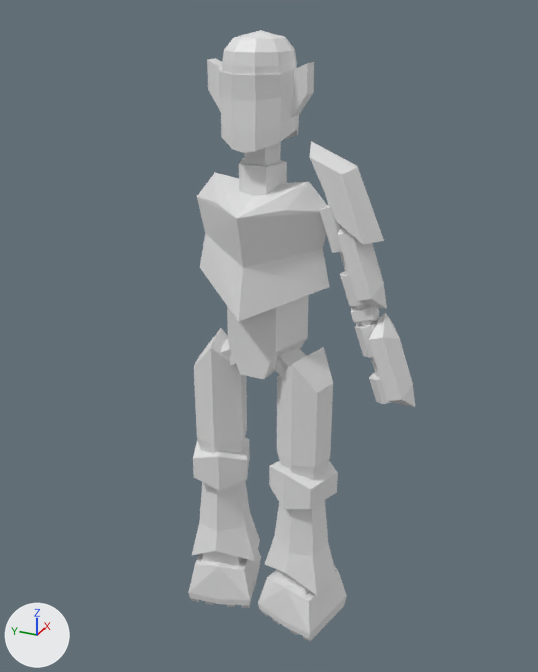
Two versions of the Blender file Assets/Character.blend, one commit apart.
Rendered twice from a 50 mm camera at (-12.7, -5.89, 4.95) aimed at (0.35, -0.02, -1.57). Arrows for +X, +Y and +Z are at lower left; the lights stay in place.

Script lines for the objects in view, before the commit:
```python
me_cube_004 = bpy.data.meshes.new('Cube.004')
me_cube_004.from_pydata(...)  # 18 vertices, 16 faces; spans x -1.01..0.8, y -1.04..1.03, z -0.83..1.56
me_cube_010 = bpy.data.meshes.new('Cube.010')
me_cube_010.from_pydata(...)  # 12 vertices, 10 faces; spans x -0.87..0.87, y -0.82..0.92, z -2.17..2.24
me_cube_012 = bpy.data.meshes.new('Cube.012')
me_cube_012.from_pydata(...)  # 14 vertices, 14 faces; spans x -0.95..0.95, y -0.91..0.37, z -10.2..-4.74
me_cube_012.materials.append(mat_material)  # white #e7e7e7
ob_lowerrightarmor = bpy.data.objects.new('LowerRightArmor', me_cube_012)
ob_lowerrightarmor.location = (-0.06, -1.82, 1.11)
ob_lowerrightarmor.rotation_euler = (-0.346, 0.0, 0.0)  # degrees (-20, 0, 0)
ob_lowerrightarmor.scale = (0.364, 0.364, 0.364)
ob_rightpauldron = bpy.data.objects.new('RightPauldron', me_cube_010)
ob_rightpauldron.location = (-0.06, -1.73, 1.73)
ob_rightpauldron.rotation_euler = (-0.389, 0.0, 0.0)  # degrees (-22, 0, 0)
ob_rightpauldron.scale = (0.472, 0.472, 0.472)
ob_upperlegs = bpy.data.objects.new('UpperLegs', me_cube_004)
ob_upperlegs.location = (0.0, -1.0, -3.42)
ob_upperlegs.scale = (0.552, 0.552, 1.15)
_m = ob_upperlegs.modifiers.new('Mirror', 'MIRROR')
_m.use_axis = (False, True, False)
_m.mirror_object = ob_lowertorso
# also in view: 'UpperTorso' at (0.09, -0.03, 0.6); 'Cube' at (-0.06, -0.02, -4.65); 'Cylinder.003' at (0.0, 0.0, 3.4); 'Lowerneck' at (0.04, -0.02, 1.77); 'Cylinder.001' at (-0.06, -2.54, -1.42)
```
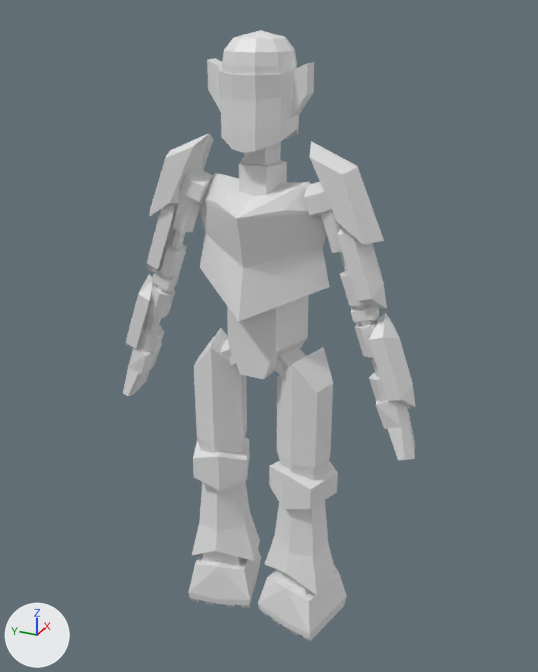
Where the newer file only moved an object's origin or applied its transform, the numbers keep the older frame.

Patch to the scene script:
```diff
--- a/Assets/Character.blend.py
+++ b/Assets/Character.blend.py
@@ me_cube_020 @@
+me_cube_020.from_pydata(...)  # 14 vertices, 14 faces; spans x -0.4..0.29, y 1.7..2.61, z -0.38..1.49
@@ me_cylinder_005 @@
+me_cylinder_005.from_pydata(...)  # 12 vertices, 8 faces; spans x -0.348..0.234, y 0.968..1.612, z 1.168..1.95
@@ me_cylinder_006 @@
+me_cylinder_006.from_pydata(...)  # 56 vertices, 51 faces; spans x -0.32..0.21, y 1.2..2.32, z -0.49..1.56
@@ me_cube_019 @@
+me_cube_019.from_pydata(...)  # 12 vertices, 10 faces; spans x -0.47..0.36, y 1.03..2.47, z 0.93..2.59
@@ me_cube_021 @@
+me_cube_021.from_pydata(...)  # 14 vertices, 14 faces; spans x -0.4..0.29, y 2.4..3.31, z -2.32..-0.45
+me_cube_021.materials.append(mat_material)  # white #e7e7e7
@@ me_cylinder_007 @@
+me_cylinder_007.from_pydata(...)  # 56 vertices, 51 faces; spans x -0.32..0.21, y 2.04..3.05, z -2.3..-0.53
@@ me_cube_022 @@
+me_cube_022.from_pydata(...)  # 32 vertices, 30 faces; spans x -0.44..0.633, y 2.555..3.395, z -3.519..-2.086
@@ me_cylinder_008 @@
+me_cylinder_008.from_pydata(...)  # 12 vertices, 8 faces; spans x -0.243..0.13, y 1.934..2.462, z -0.772..-0.229
@@ me_cylinder_004 @@
+me_cylinder_004.from_pydata(...)  # 12 vertices, 8 faces; spans x -0.291..0.291, y -0.322..0.322, z -0.391..0.391
@@ me_cube_013 @@
+me_cube_013.from_pydata(...)  # 32 vertices, 30 faces; spans x -0.503..0.57, y -0.409..0.431, z -0.835..0.597
@@ ob_upperleftarmor @@
+ob_upperleftarmor = bpy.data.objects.new('UpperLeftArmor', me_cube_020)
+ob_upperleftarmor.location = (0.0, 0.0, 0.0)
@@ ob_leftshoulder @@
+ob_leftshoulder = bpy.data.objects.new('LeftShoulder', me_cylinder_005)
+ob_leftshoulder.location = (0.0, 0.0, 0.0)
@@ ob_leftupperarm @@
+ob_leftupperarm = bpy.data.objects.new('LeftUpperArm', me_cylinder_006)
+ob_leftupperarm.location = (0.0, 0.0, 0.0)
@@ ob_leftpauldron @@
+ob_leftpauldron = bpy.data.objects.new('LeftPauldron', me_cube_019)
+ob_leftpauldron.location = (0.0, 0.0, 0.0)
@@ ob_lowerleftarmor @@
+ob_lowerleftarmor = bpy.data.objects.new('LowerLeftArmor', me_cube_021)
+ob_lowerleftarmor.location = (0.0, 0.0, 0.0)
@@ ob_lowerleftarm @@
+ob_lowerleftarm = bpy.data.objects.new('LowerLeftArm', me_cylinder_007)
+ob_lowerleftarm.location = (0.0, 0.0, 0.0)
@@ ob_lefthand @@
+ob_lefthand = bpy.data.objects.new('LeftHand', me_cube_022)
+ob_lefthand.location = (0.0, 0.0, 0.0)
@@ ob_leftelbow @@
+ob_leftelbow = bpy.data.objects.new('LeftElbow', me_cylinder_008)
+ob_leftelbow.location = (0.0, 0.0, 0.0)
@@ ob_shoulder @@
+ob_shoulder = bpy.data.objects.new('Shoulder', me_cylinder_004)
+ob_shoulder.location = (-0.06, -1.29, 1.56)
@@ ob_hand @@
+ob_hand = bpy.data.objects.new('Hand', me_cube_013)
+ob_hand.location = (0.06, -2.99, -2.68)
```

Changed parts and their boxes [x1, y1, x2, y2] in the pictures (538 x 672 px):
'LeftPauldron', added
    after: [150, 133, 214, 216]
'LeftUpperArm', added
    after: [158, 193, 200, 278]
'Hand', added
    after: [375, 400, 415, 461]
'LowerLeftArm', added
    after: [137, 283, 175, 355]
'LeftHand', added
    after: [123, 343, 162, 396]
'UpperLeftArmor', added
    after: [147, 205, 175, 272]
'LowerLeftArmor', added
    after: [126, 274, 154, 349]
'LeftShoulder', added
    after: [180, 169, 213, 205]
'Shoulder', added
    after: [304, 182, 332, 218]
'LeftElbow', added
    after: [151, 270, 179, 292]
'UpperLeftLeg', unchanged, uncovered by the edit
    after: [194, 328, 247, 453]
'LowerLeftLeg', unchanged, uncovered by the edit
    after: [192, 481, 260, 561]
'LeftFoot', unchanged, uncovered by the edit
    after: [188, 550, 261, 608]
'LeftKnee', unchanged, uncovered by the edit
    after: [193, 437, 250, 491]
